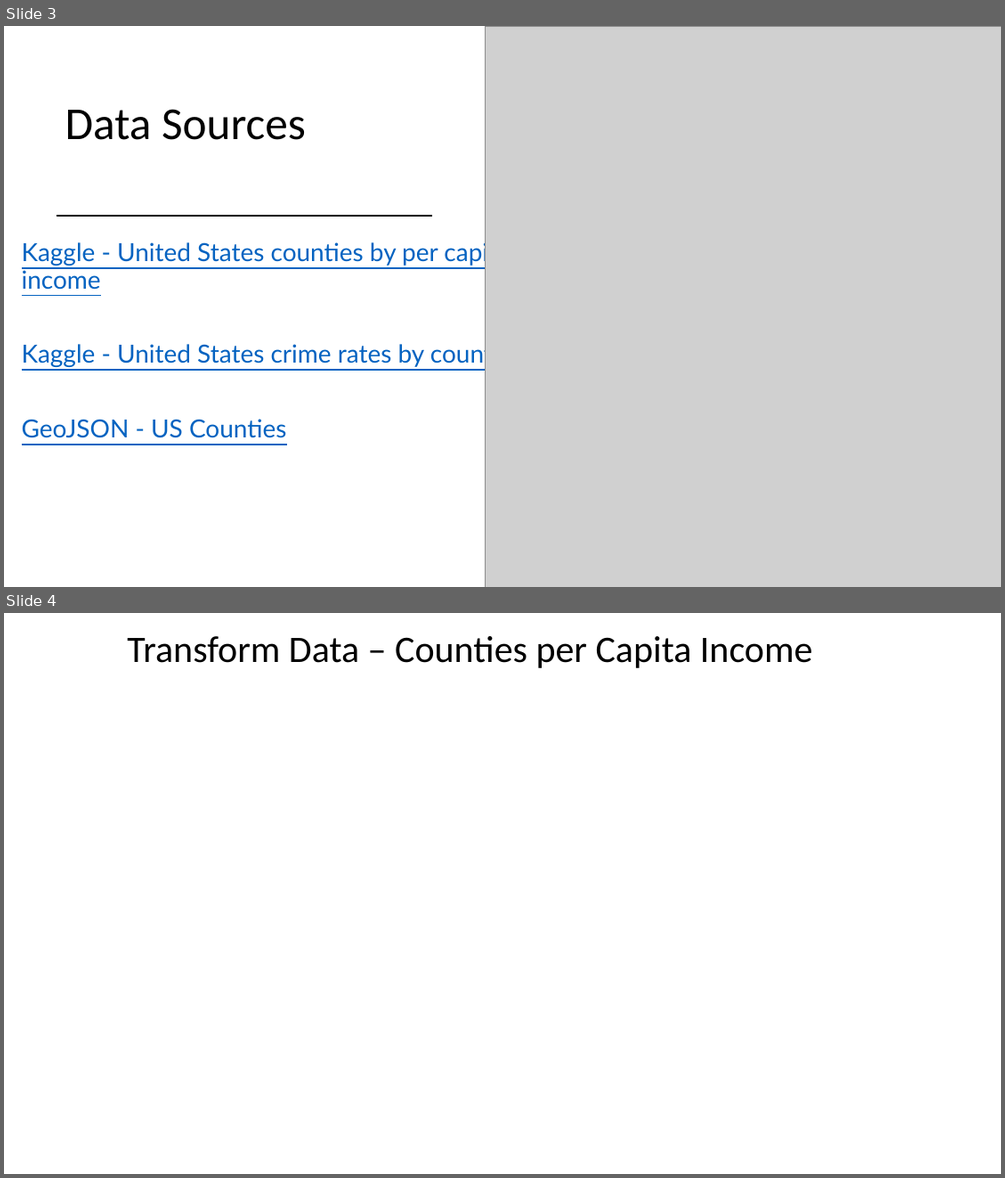
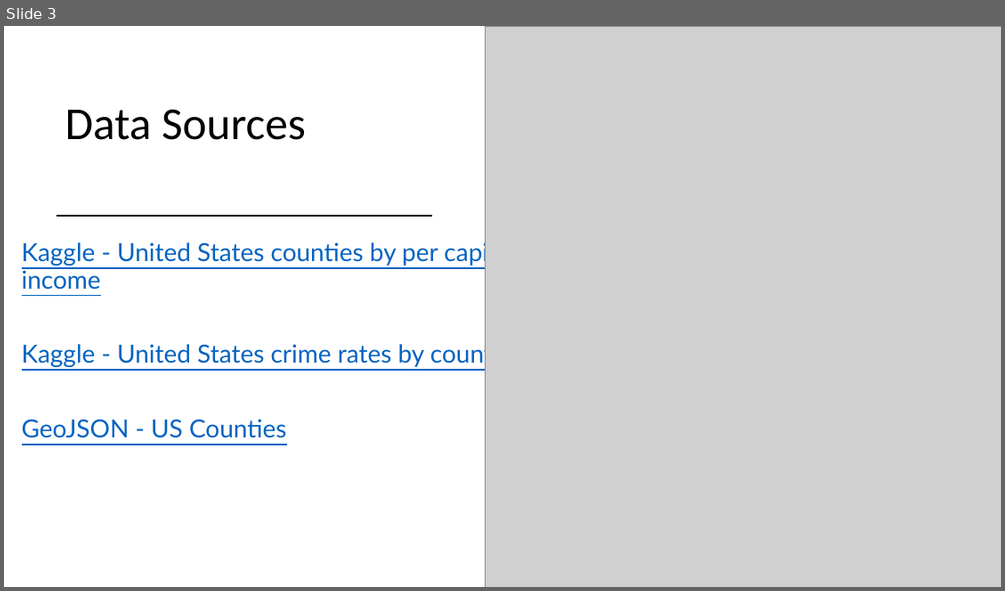
Before and after one commit to mattapallisravya/Web_visualizations_Project3, a slide deck: Chris/Crime Rate per Capita Income.pptx. Shown one above the other, each under a label of ours: slides 3 and 4 before the commit, slide 3 after it. The pictures are 1005x1178 and 1005x591 pixels, drawn with LibreOffice and Linux fonts; fonts in the diff are those of the drawing; grey boxes stand for pictures; background and template pictures are left out. Boxes give left, top, right and bottom in pixels: in the first picture for what was removed or moved away, otherwise in the second. Text is boxed around its words. In the diff, an @@ line names an element or a change of style, - is before the commit and + after.

```diff
--- a/Chris/Crime Rate per Capita Income.pptx
+++ b/Chris/Crime Rate per Capita Income.pptx
@@ slide 4 removed at bbox=[4, 613, 1001, 1174], background picture (left out) @@
@@ text removed at bbox=[127, 636, 813, 668] @@
-Transform Data – Counties per Capita Income
```
Also in this commit, not shown: 3 slides changed, 4 slides added, 1 other slide removed, 27 other files.
